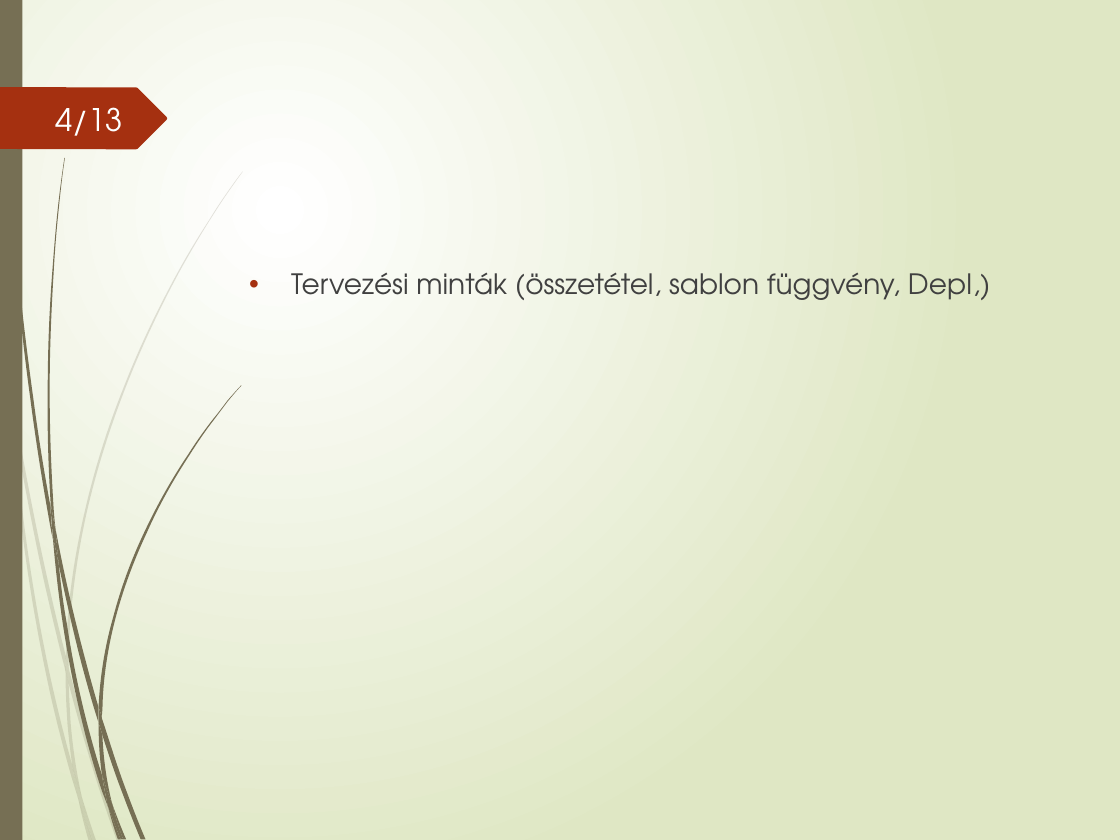
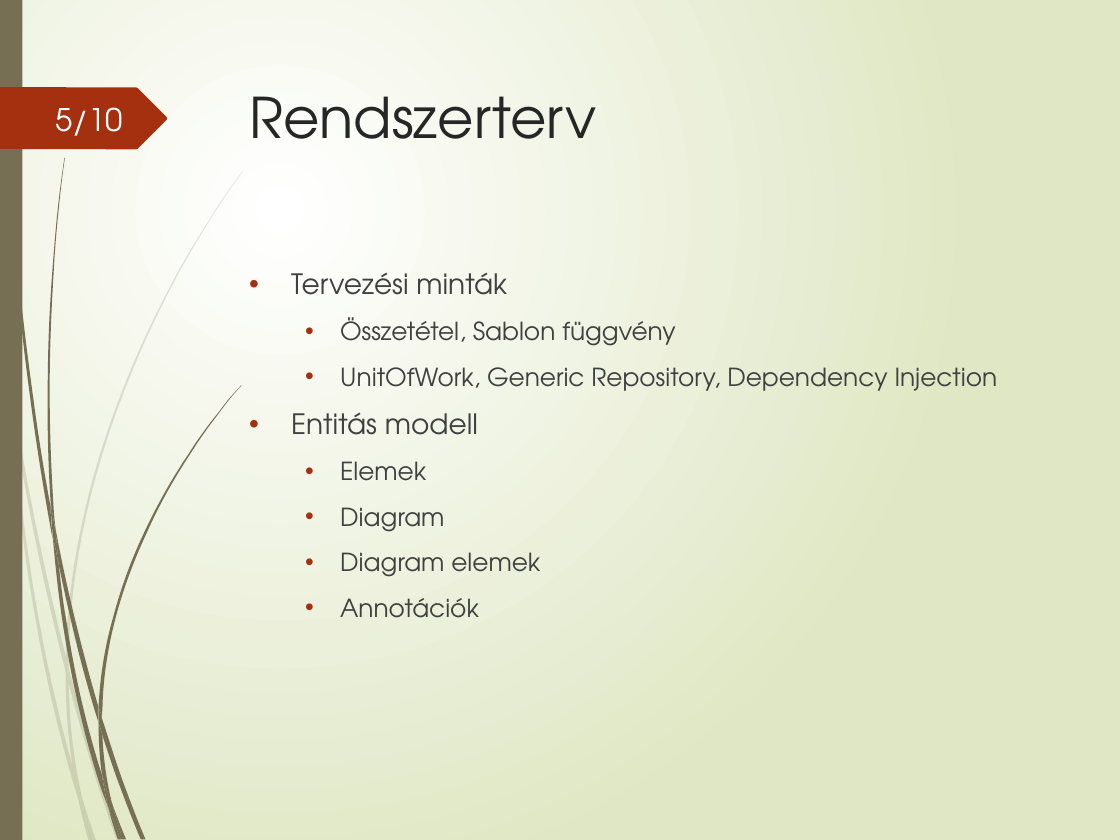
Before and after one commit to lovi88/AA_SZAKDOLGOZAT, a slide deck: slide 5 of DVD/prezentacio/K971UM_Lovas_Tick.pptx (slide 4 before the commit). Drawn at 1120x840 pixels with LibreOffice and Linux fonts; fonts in the diff are those of the drawing. Boxes give left, top, right and bottom in pixels: in the first picture for what was removed or moved away, otherwise in the second. Text is boxed around its words. In the diff, an @@ line names an element or a change of style, - is before the commit and + after.

```diff
--- a/DVD/prezentacio/K971UM_Lovas_Tick.pptx
+++ b/DVD/prezentacio/K971UM_Lovas_Tick.pptx
@@ page number at (55,107,123,136): text changed @@
-4/13
+5/10
@@ title added at (249,96,596,139), 36 pt, text #262626 @@
+Rendszerterv
@@ text at (291,273,998,618): text changed; size 18 to 16 pt @@
-• Tervezési minták (összetétel, sablon függvény, DepI,)
+• Tervezési minták
+  • Összetétel, Sablon függvény
+  • UnitOfWork, Generic Repository, Dependency Injection
+• Entitás modell
+  • Elemek
+  • Diagram
+  • Diagram elemek
+  • Annotációk
```
Also in this commit, not shown: 1 other slide changed, 5 slides added, 9 other files.
